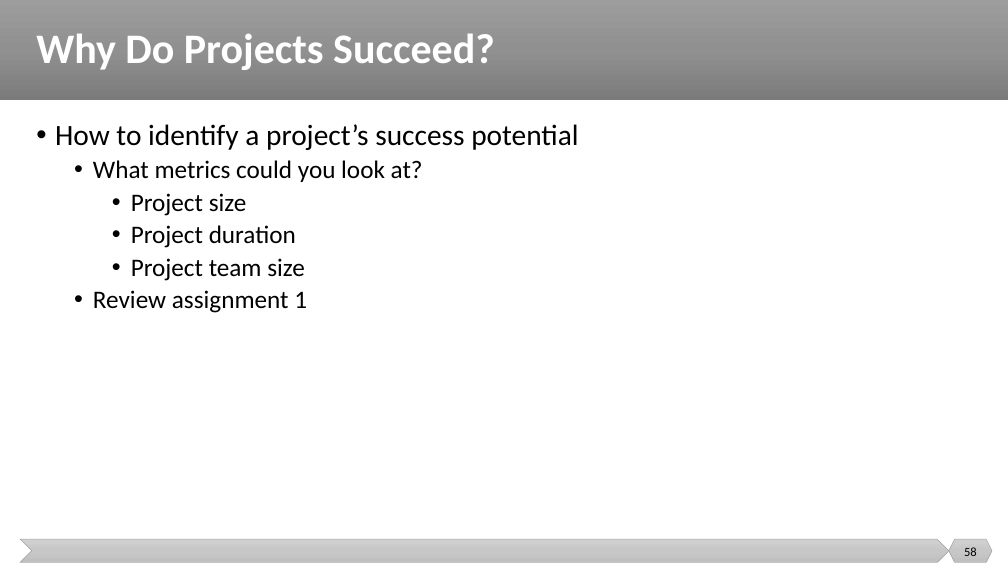
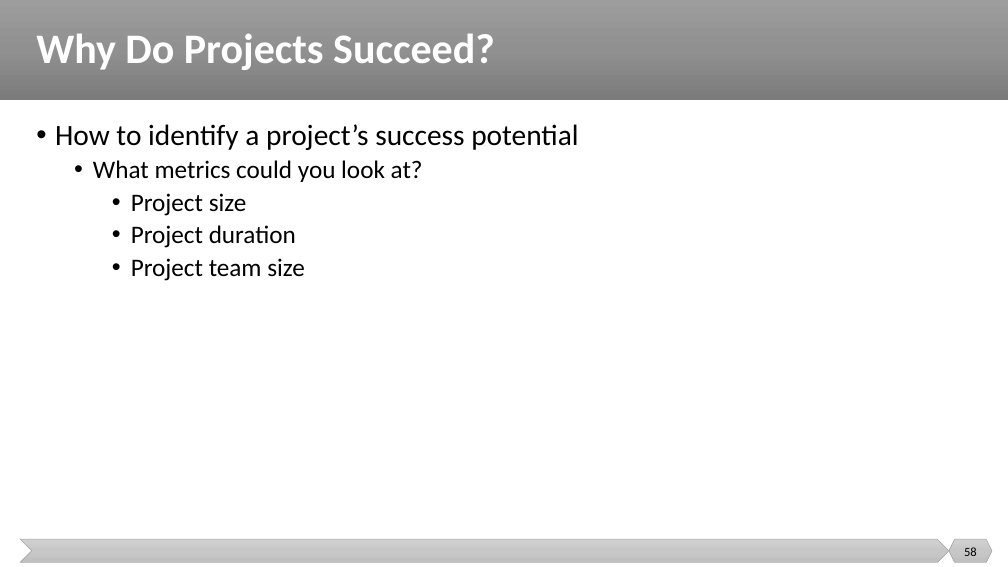
Before and after one commit to malenezi/malenezi, a slide deck: slide 58 of SE423/Lectures/7-Quality/Quality.pptx. Drawn at 1008x567 pixels with LibreOffice and Linux fonts; fonts in the diff are those of the drawing. Boxes give left, top, right and bottom in pixels: in the first picture for what was removed or moved away, otherwise in the second. Text is boxed around its words. In the diff, an @@ line names an element or a change of style, - is before the commit and + after.

```diff
--- a/SE423/Lectures/7-Quality/Quality.pptx
+++ b/SE423/Lectures/7-Quality/Quality.pptx
@@ text at [93,290,307,313]: paragraph removed @@
-  • Review assignment 1
```
Also in this commit, not shown: 12 other slides changed, 1 other file.
